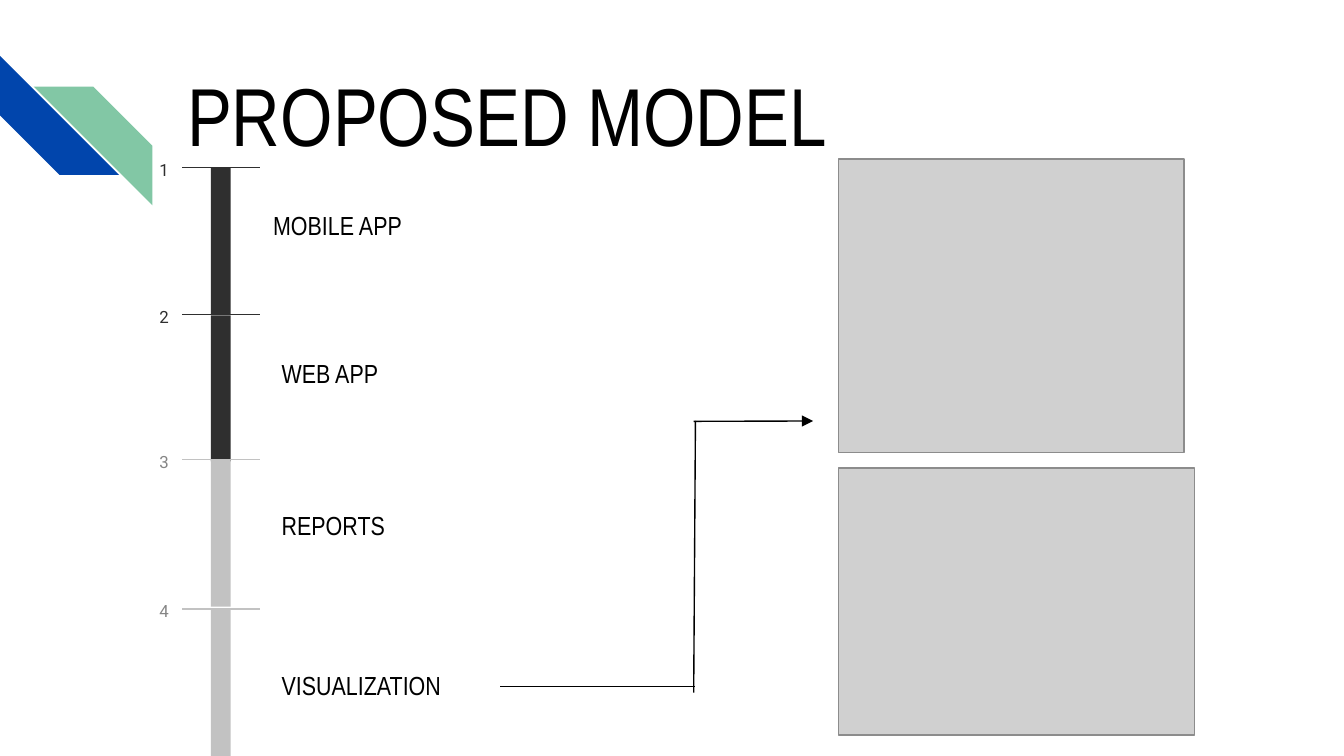
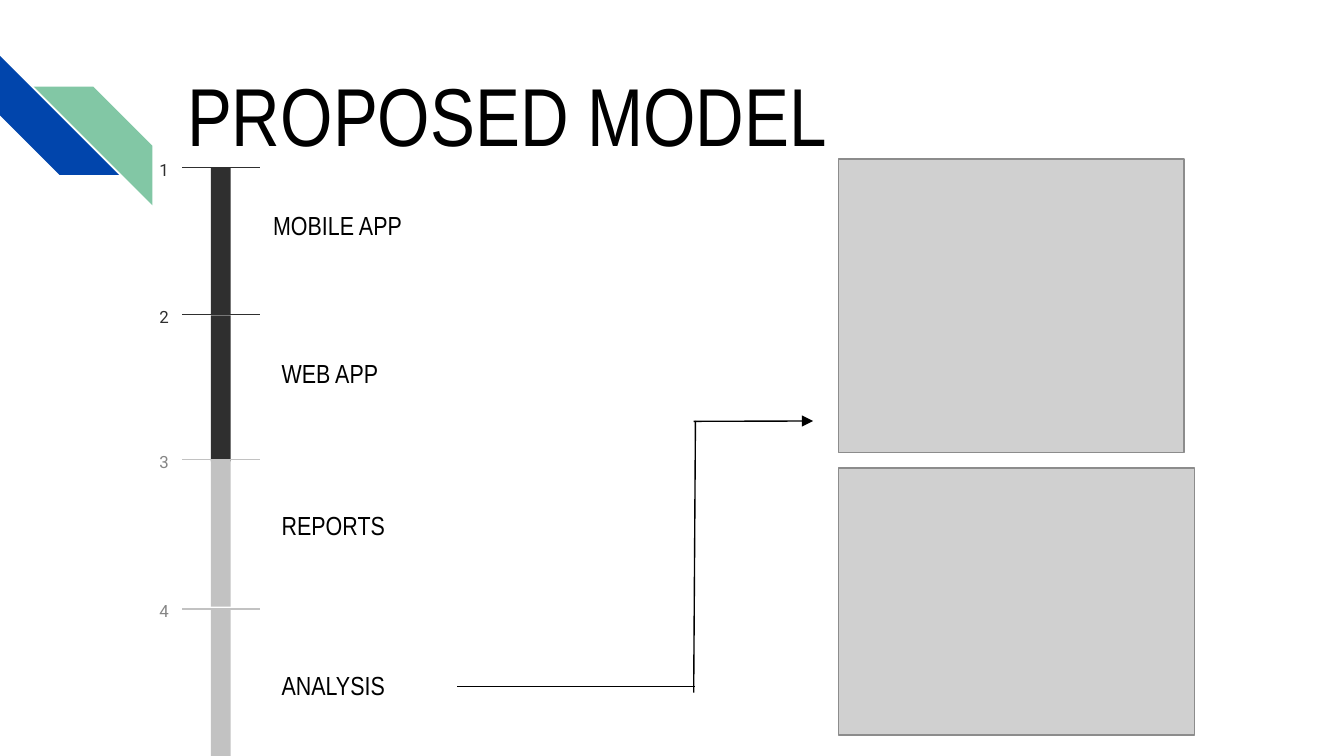
Before and after one commit to Bengaluru18/team-4, a slide deck: slide 8 of jpmc.pptx (slide 7 before the commit). Drawn at 1344x756 pixels with LibreOffice and Linux fonts; fonts in the diff are those of the drawing; grey boxes stand for pictures. Boxes give left, top, right and bottom in pixels: in the first picture for what was removed or moved away, otherwise in the second. Text is boxed around its words. In the diff, an @@ line names an element or a change of style, - is before the commit and + after.

```diff
--- a/jpmc.pptx
+++ b/jpmc.pptx
@@ text at (x1=282, y1=676, x2=385, y2=696): text changed @@
-VISUALIZATION
+ANALYSIS
@@ line moved from (500, 687) - (695, 687) to (457, 687) - (695, 687) @@
```
Also in this commit, not shown: 1 other slide changed, 1 slide added.
